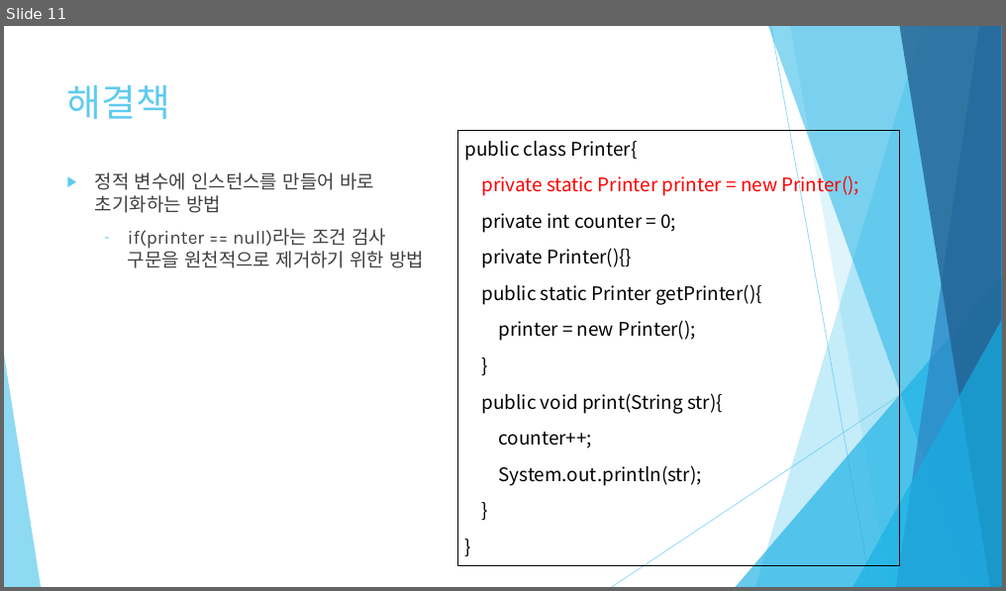
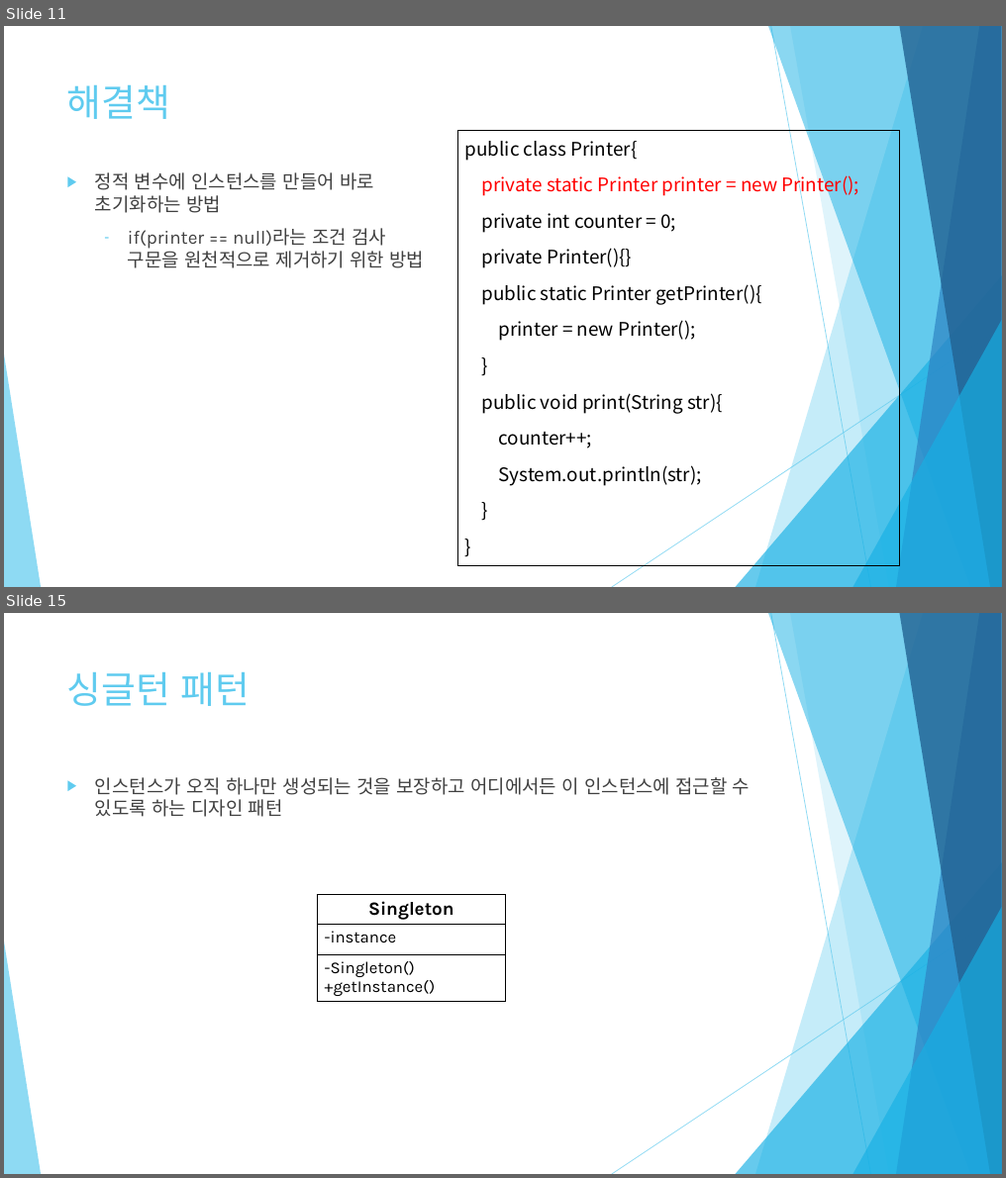
Before and after one commit to y3s-study/design-pattern, a slide deck: Chap6/JAVA 객체 지향 디자인 패턴 6장.pptx. Shown one above the other, each under a label of ours: slide 11 before the commit, slides 11 and 15 after it; the slides between them are not shown. The pictures are 1006x591 and 1006x1178 pixels, drawn with LibreOffice and Linux fonts; fonts in the diff are those of the drawing. Boxes give left, top, right and bottom in pixels: in the first picture for what was removed or moved away, otherwise in the second. Text is boxed around its words. In the diff, an @@ line names an element or a change of style, - is before the commit and + after.

Commit message:
[디자인 패턴] 6장 싱글턴 패턴 - 발표자료 내용 추가

```diff
--- a/Chap6/JAVA 객체 지향 디자인 패턴 6장.pptx
+++ b/Chap6/JAVA 객체 지향 디자인 패턴 6장.pptx
@@ slide 15 added at box(4, 613, 1002, 1174), background #FFFFFF; not listed: 10 template elements that a slide beside it also shows @@
@@ title added at box(67, 672, 250, 706), 36 pt, text #5FCBEF @@
+싱글턴 패턴
@@ text added at box(95, 777, 749, 817), 18 pt, text #404040 @@
+▶ 인스턴스가 오직 하나만 생성되는 것을 보장하고 어디에서든 이 인스턴스에 접근할 수 있도록 하는 디자인 패턴
@@ table added at box(317, 895, 506, 1003), 3 rows, 1 columns @@
+Singleton
+-instance
+-Singleton() +getInstance()
```
Also in this commit, not shown: 2 slides changed, 4 other slides added, 17 slides removed.
